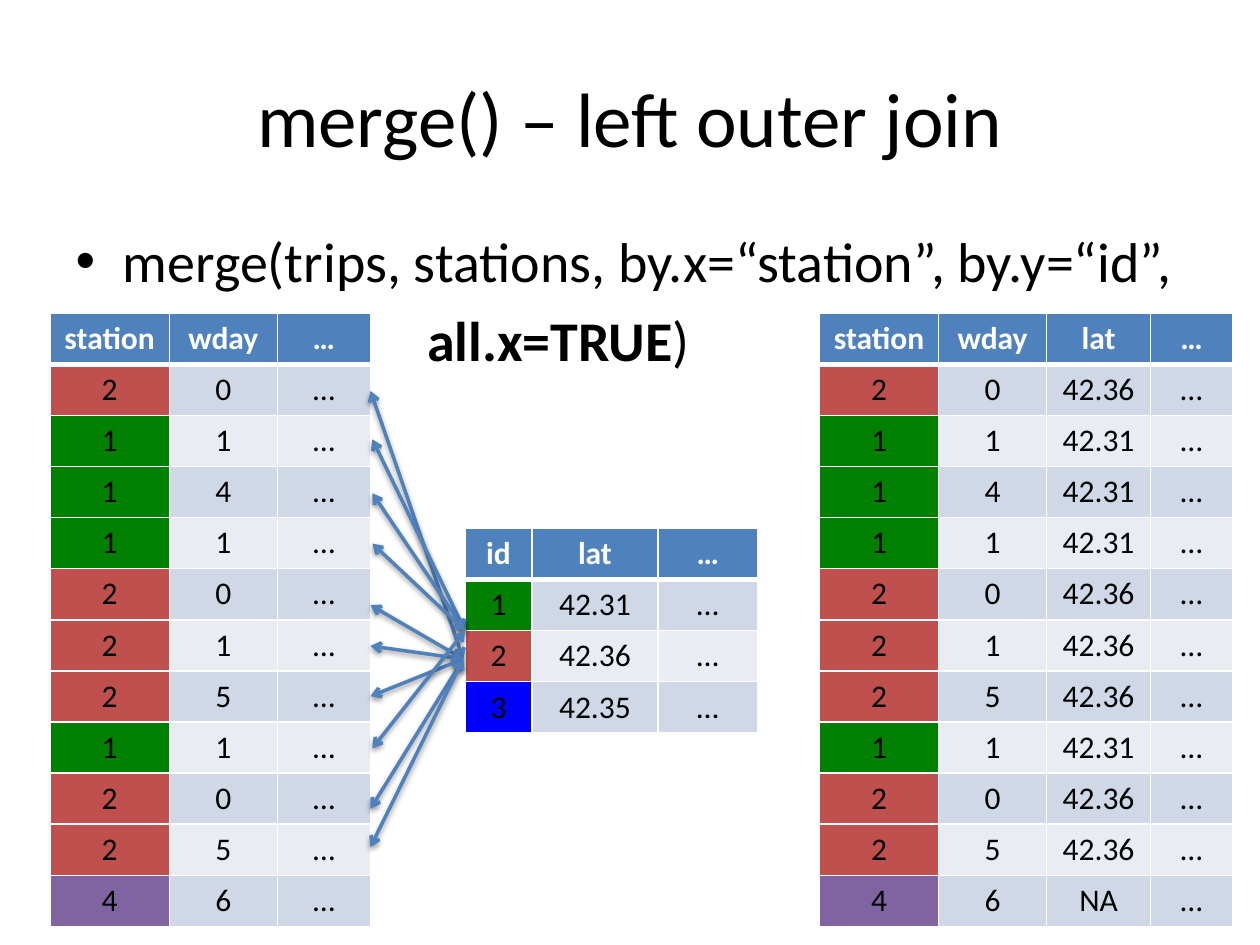
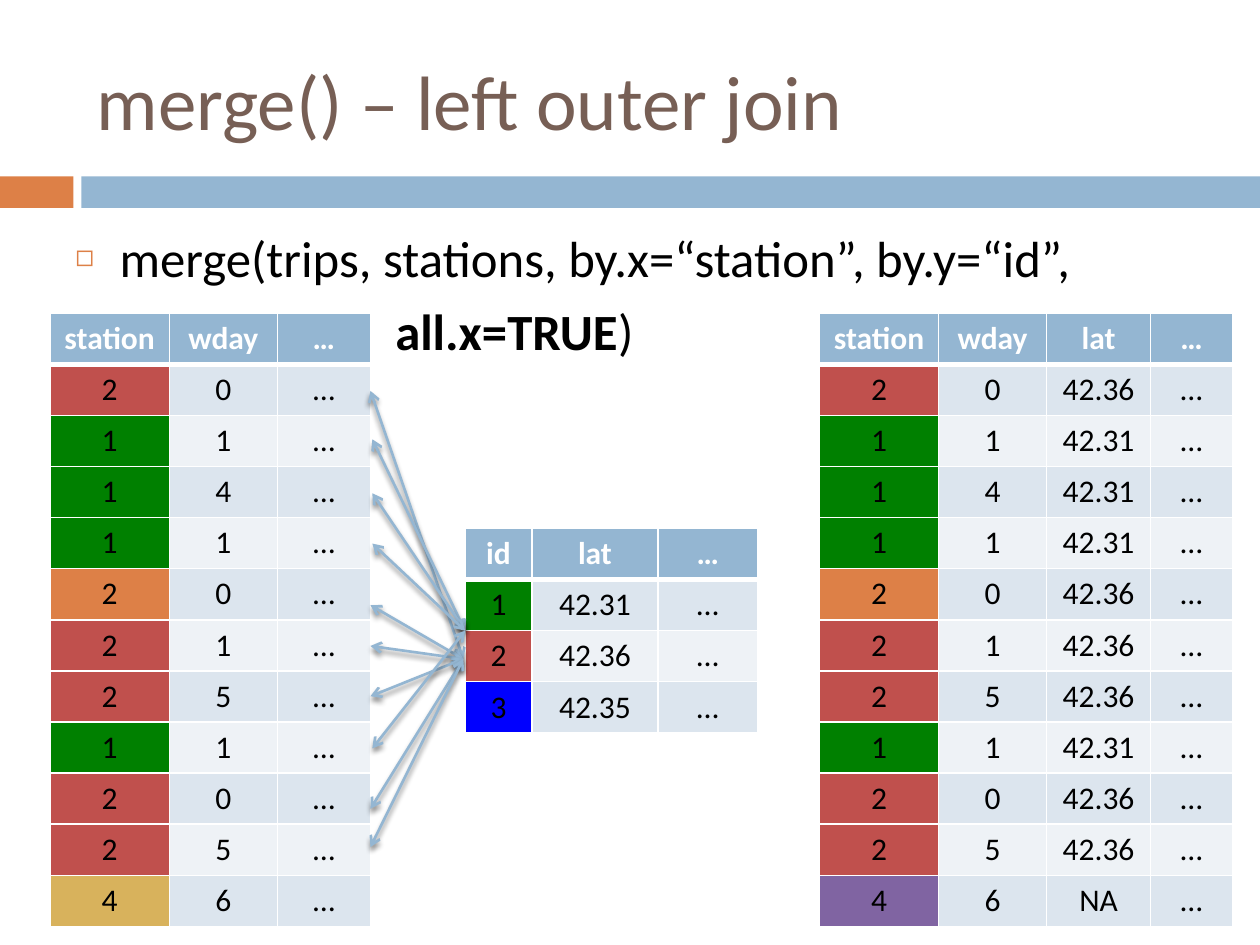
Before and after one commit to IainNZ/ORSoftwareTools2014, a slide deck: slide 13 of IntermediateR/slides.pptx. Drawn at 1260x945 pixels with LibreOffice and Linux fonts; fonts in the diff are those of the drawing. Boxes give left, top, right and bottom in pixels: in the first picture for what was removed or moved away, otherwise in the second. Text is boxed around its words. In the diff, an @@ line names an element or a change of style, - is before the commit and + after.

```diff
--- a/IntermediateR/slides.pptx
+++ b/IntermediateR/slides.pptx
@@ title "merge() – left outer join": place and size @@
-title "merge() – left outer join" at [257,91,1002,161]
+title "merge() – left outer join" at [97,74,842,143]
@@ title "merge() – left outer join" at [97,74,842,143]: text colour #000000 to #775F55; alignment centre to left @@
@@ rectangle added at [0,176,73,208], fill #DD8047 @@
@@ rectangle added at [82,176,1260,208], fill #94B6D2 @@
@@ text "merge(trips, stations, by.x=“station”, by.y=“id”," at [120,240,1070,357]: size 32 to 29 pt; bullet • to ◻ @@
@@ table at [50,314,372,927] @@
@@ fill #4F81BD to #94B6D2 in row 1 @@
@@ fill #D0D8E8 to #DCE5EE in 12 cells @@
@@ fill #E9EDF4 to #EEF3F7 in 10 cells @@
@@ fill #C0504D to #DD8047 in row 6, column 1 @@
@@ fill #8064A2 to #D8B25C in row 12, column 1 @@
@@ table at [819,314,1234,927] @@
@@ fill #4F81BD to #94B6D2 in row 1 @@
@@ fill #D0D8E8 to #DCE5EE in 18 cells @@
@@ fill #E9EDF4 to #EEF3F7 in 15 cells @@
@@ fill #C0504D to #DD8047 in row 6, column 1 @@
@@ double arrow (370, 391) - (464, 659): stroke #4F81BD 2 pt to #94B6D2 1.5 pt @@
@@ double arrow (373, 440) - (465, 631): stroke #4F81BD 2 pt to #94B6D2 1.5 pt @@
@@ double arrow (373, 494) - (465, 631): stroke #4F81BD 2 pt to #94B6D2 1.5 pt @@
@@ table at [465,528,757,732] @@
@@ fill #4F81BD to #94B6D2 in row 1 @@
@@ fill #D0D8E8 to #DCE5EE in 4 cells @@
@@ fill #E9EDF4 to #EEF3F7 in 2 cells @@
@@ double arrow (373, 543) - (465, 631): stroke #4F81BD 2 pt to #94B6D2 1.5 pt @@
@@ double arrow (370, 605) - (464, 659): stroke #4F81BD 2 pt to #94B6D2 1.5 pt @@
@@ double arrow (370, 646) - (464, 659): stroke #4F81BD 2 pt to #94B6D2 1.5 pt @@
@@ double arrow (370, 697) - (464, 659): stroke #4F81BD 2 pt to #94B6D2 1.5 pt @@
@@ double arrow (370, 809) - (464, 659): stroke #4F81BD 2 pt to #94B6D2 1.5 pt @@
@@ double arrow (370, 847) - (464, 659): stroke #4F81BD 2 pt to #94B6D2 1.5 pt @@
@@ double arrow (373, 748) - (465, 631): stroke #4F81BD 2 pt to #94B6D2 1.5 pt @@
```
Also in this commit, not shown: 14 other slides changed, 1 other file.
